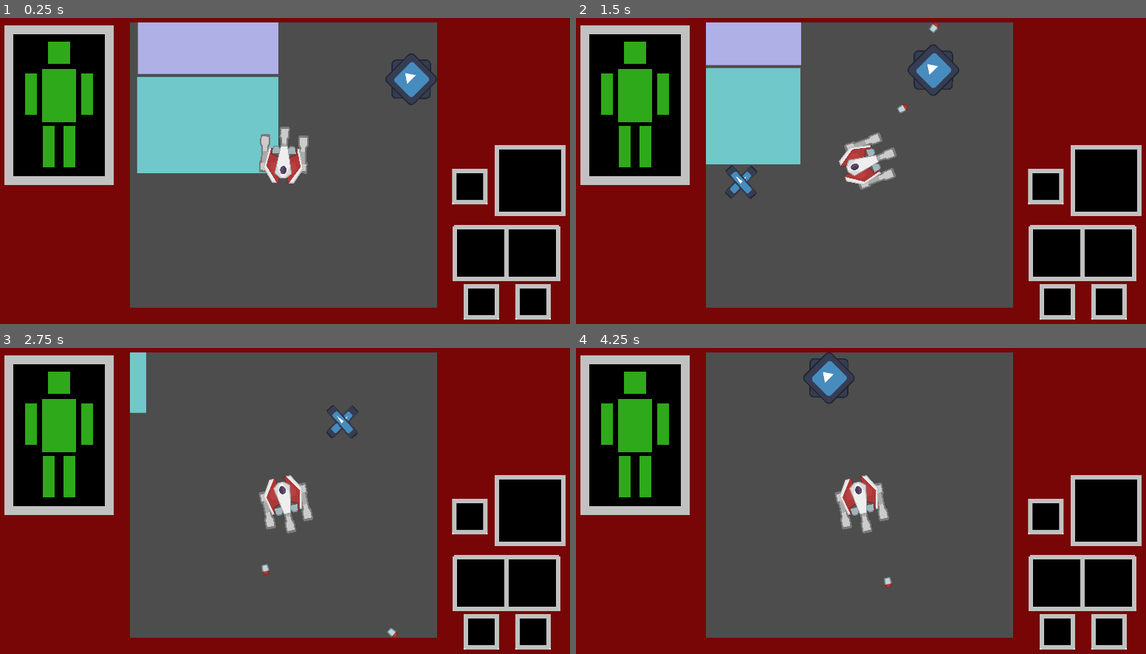
Above: before the commit, frames 1-4 (two rows, left to right).
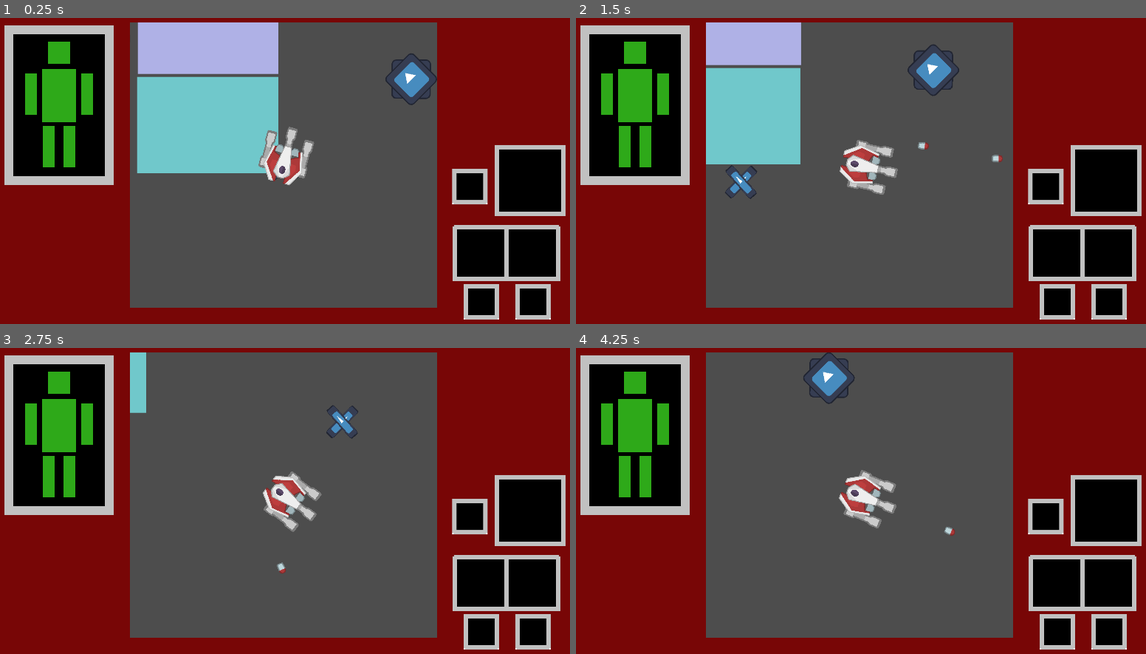
Above: after the commit, the same moments.

Repository: alin-but-real/gamenr1
Game: Godot game, scene res://scenes/main.tscn
Same seed, same stepped clock (60 frames per second), same inputs: the game is played once before the commit and once after it. The engine's default icon, where the game draws it, is replaced by a stand-in: a white triangle on a blue panel in a dark square.
Inputs (mouse positions are in pixels of both pictures, inside the frame that each line leads up to):
- Up to frame 1 (0.25 s): no input
- Up to frame 2 (1.5 s): move the mouse to (992, 149) at 0.52 s; hold D (move_right) 0.53-1.28 s; hold Space (fire_weapon_0) 0.53-1.28 s; move the mouse to (741, 183) at 1.27 s; hold S (move_backward) from 1.28 s (still down); click (741, 183) at 1.35 s
- Up to frame 3 (2.75 s): move the mouse to (342, 421) at 2.02 s; release S (move_backward) at 2.03 s; hold D (move_right) from 2.03 s (still down); hold Right mouse button (fire_weapon_2) from 2.03 s (still down)
- Up to frame 4 (4.25 s): move the mouse to (832, 562) at 2.77 s; release D (move_right) at 2.78 s; release Right mouse button (fire_weapon_2) at 2.78 s; hold W (move_forward) 2.78-3.53 s; tap V (toggle_mouse_aim) at 2.85 s; move the mouse to (1037, 543) at 3.52 s; hold A (move_left) from 3.53 s (still down); hold Space (fire_weapon_0) from 3.53 s (still down)

The runs differ from the first frame. In frame 1, 0.8% of the frame differs, in the area x 45-56%, y 35-55%; in frame 2, 1.2%; in frame 3, 1.1%; in frame 4, 1.2%, in the area x 45-67%, y 39-79%.
Error in both runs: Trying to assign value of type 'Callable' to a variable of type 'Vector2'. (res://scenes/enemies/enemy_mech.gd:72)

Commit message:
enemy work

Diff:
--- a/scenes/enemies/enemy_mech.gd
+++ b/scenes/enemies/enemy_mech.gd
@@ -66,7 +66,7 @@
 	var angle_to_player = global_position.angle_to_point(player.global_position)
 	var distance_to_player = global_position.distance_to(player.global_position)
 
-	print_debug(rotation - angle_to_player)
+
 
 	if (distance_to_player > ai_distance_to_player):
 		move_vector = (player.global_position - global_position).normalized
--- a/scenes/player.tscn
+++ b/scenes/player.tscn
@@ -12,6 +12,8 @@
 
 [node name="Player" type="Area2D"]
 script = ExtResource("1_g2els")
+mech_turn_speed = 5
+mech_turn_decceleration = 20
 
 [node name="Sprite2D" type="Sprite2D" parent="."]
 z_index = 10
@@ -25,6 +27,7 @@
 [node name="Camera2D" type="Camera2D" parent="."]
 
 [node name="Weapon_slot_0" type="Node2D" parent="."]
+rotation = -0.00310535
 script = ExtResource("3_dqkch")
 
 [node name="Weapon-projectile" parent="Weapon_slot_0" instance=ExtResource("3_qhqgy")]
--- a/scripts/player/player.gd
+++ b/scripts/player/player.gd
@@ -70,11 +70,14 @@
 
 	var turn_direction: int = 0 # LEFT IS -1, RIGHT IS 1
 
+
+
 	if (turn_towards_cursor):
-		var turndir = (rotation - global_position.angle_to_point(crosshair.global_position) + PI / 2 - PI)
-		if (turndir < -PI/10):
+		var angle_to_cursor = (rotation - global_position.angle_to_point(crosshair.global_position) - PI / 2)
+		print_debug(angle_to_cursor)
+		if (angle_to_cursor < -PI/20):
 			turn_direction += 1;
-		elif (turndir > PI/10):
+		elif (angle_to_cursor > PI/20):
 			turn_direction += -1;
 
 	if Input.is_action_pressed("turn_left"):
